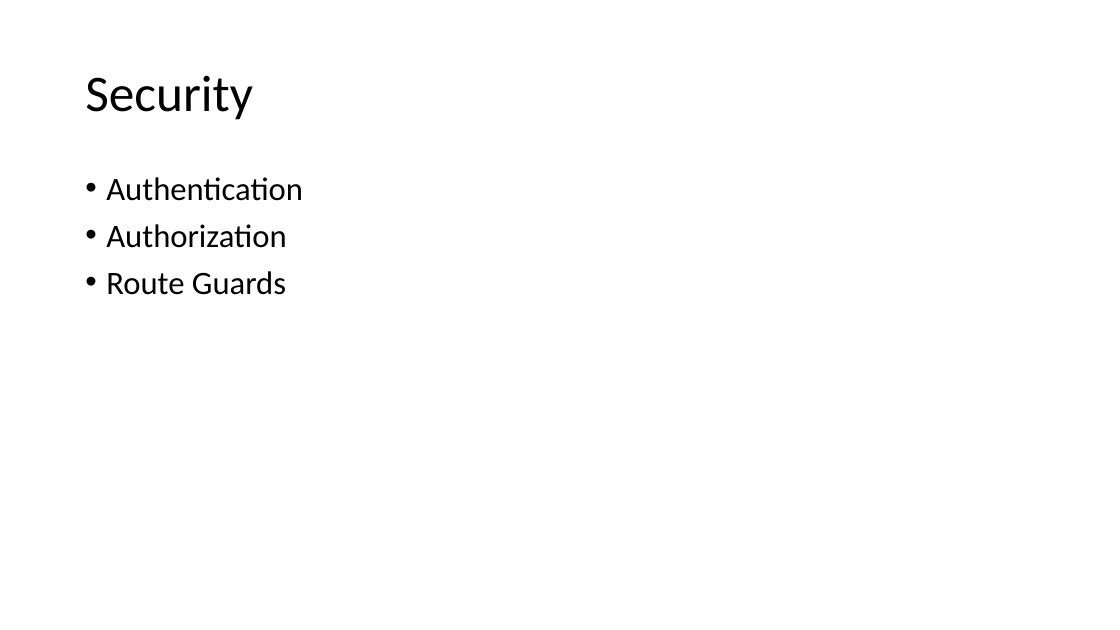
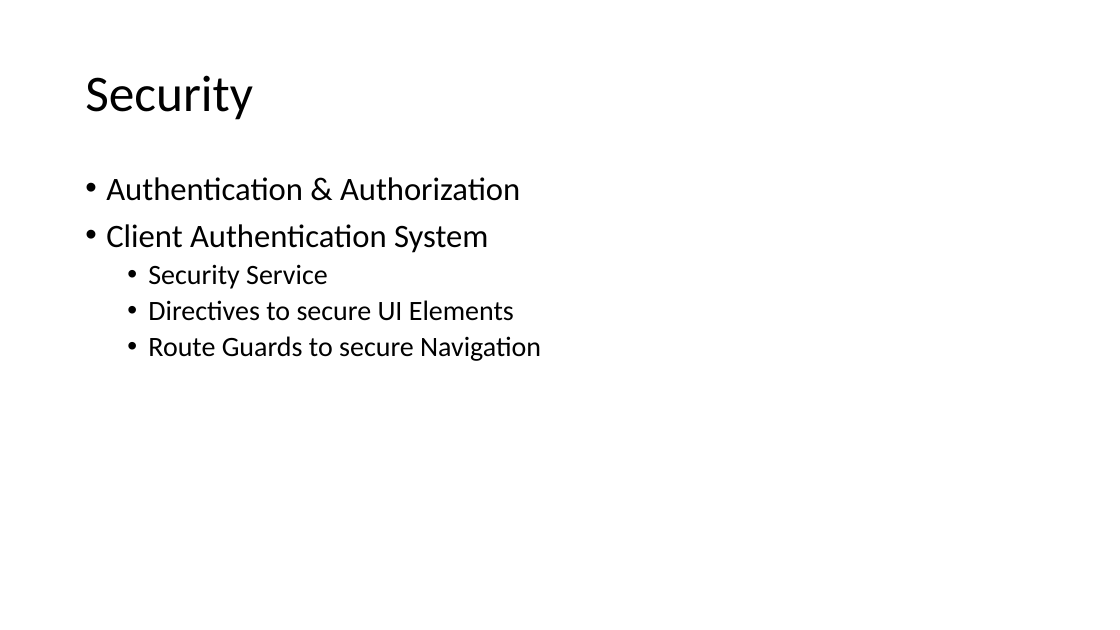
Before and after one commit to sitaramgarlapati/angularDemo, a slide deck: slide 10 of slides/Ang Sessions 3.pptx (slide 5 before the commit). Drawn at 1120x630 pixels with LibreOffice and Linux fonts; fonts in the diff are those of the drawing. Boxes give left, top, right and bottom in pixels: in the first picture for what was removed or moved away, otherwise in the second. Text is boxed around its words. In the diff, an @@ line names an element or a change of style, - is before the commit and + after.

Commit message:
slides

```diff
--- a/slides/Ang Sessions 3.pptx
+++ b/slides/Ang Sessions 3.pptx
@@ text at (106,177,541,361): text changed; size 28 to 24 pt @@
-• Authentication
-• Authorization
-• Route Guards
+• Authentication & Authorization
+• Client Authentication System
+  • Security Service
+  • Directives to secure UI Elements
+  • Route Guards to secure Navigation
```
Also in this commit, not shown: 2 other slides changed, 6 slides added, 1 other file.
